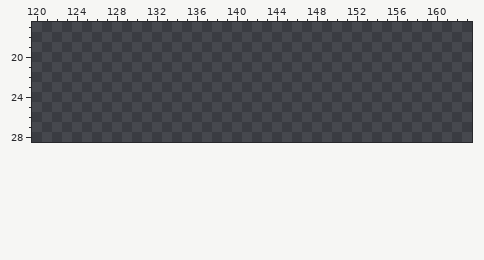
Two states of a pixel-art file, Main Project Files/Color Practice File.aseprite. Above: the version before the commit.
256x256 pixels, 1 frame. Colours within 5 levels of each other are drawn and written as one. Shown: x 120..163, y 17..28. The commit also changed other parts of the picture, which this record leaves out.
The same view after the edit:
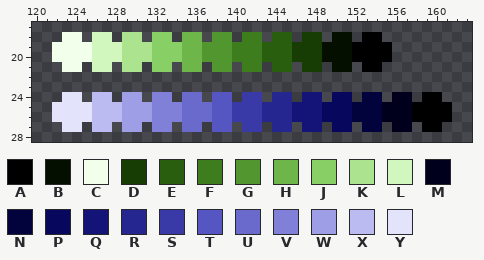
Palette (. is transparent): A #000000  B #050f00  C #f1ffeb  D #173d04  E #295e0e  F #3d7d1d  G #51962f  H #6eb649  J #88cf65  K #abe38f  L #d1f7be  M #00001c  N #02023d  P #07075e  Q #131378  R #262691  S #3939a8  T #5656c2  U #6a6acc  V #8080d9  W #9e9ee6  X #bbbbf2  Y #e3e3fc
Difference:
Changed rows in their new state; - is an unchanged pixel.
first column x 122:
18 -CC-LL-KK-JJ-HH-GG-FF-EE-DD-BB-AA-------
19 CCCCLLLKKKJJJHHGGGFFFEEEDDDBBBAAAA------
20 CCCCLLLKKKJJJHHGGGFFFEEEDDDBBBAAAA------
21 -CC-LL-KK-JJ-HH-GG-FF-EE-DD-BB-AA-------
24 -YY-XX-WW-VV-UU-TT-SS-RR-QQ-PP-NN-MM-AA-
25 YYYYXXXWWWVVVUUUTTSSSRRRQQQPPPNNNMMMAAAA
26 YYYYXXXWWWVVVUUUTTSSSRRRQQQPPPNNNMMMAAAA
27 -YY-XX-WW-VV-UU-TT-SS-RR-QQ-PP-NN-MM-AA-
Changed places in both pictures, as pixel boxes (x1, y1, x2, y2):
added: (52, 32, 452, 132)
